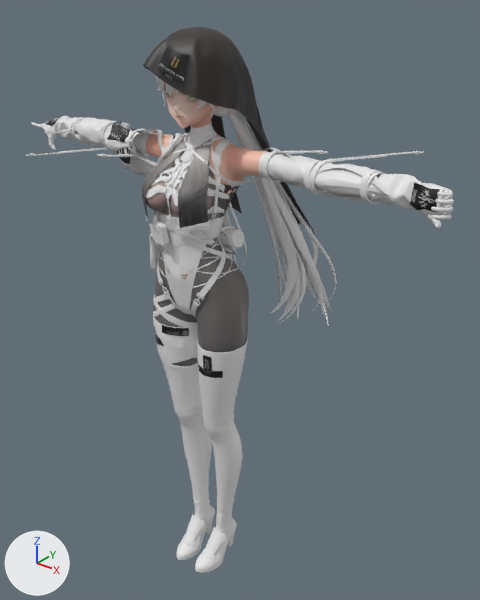
Renders of the glTF model unity/Assets/Authored/ots14/default/model.gltf from each side of a commit.
Before and after are seen from a camera (50 mm lens) standing at (1.325, -1.45, 2.045) and looking at (0.022, 0.179, 1.035). The lights are fixed; the arrows at lower left show +X, +Y and +Z. The first picture is the older version. Objects named as collision shapes, trigger or cutter boxes, shadow casters or lower levels of detail are left out. Vertices at exactly the same position are counted once.

Before the edit, the objects in view are built like this:
```python
ob_ots14_lod0 = bpy.data.objects.new('ots14_LOD0', me_ots14_lod0)
ob_ots14_lod0.location = (0.0, 0.0, 0.0)
```
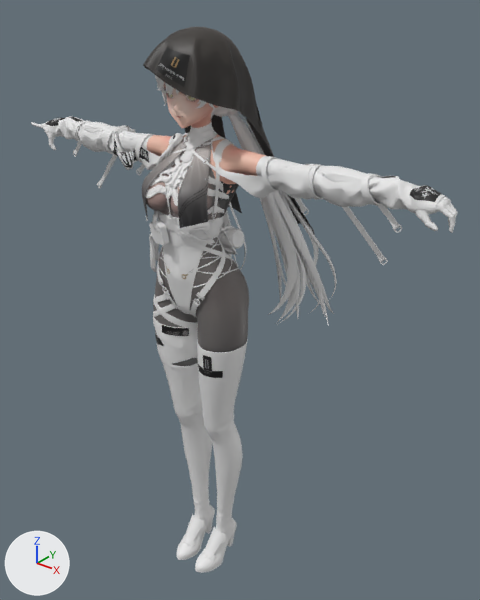
Where the change shows, as pixel boxes (x1, y1, x2, y2) in the pictures (480 x 600 px; the box of a moved part takes in the faces that stretch with it):
'ots14_LOD0', reshaped: before (26, 27, 454, 573); after (31, 27, 458, 573)
part 1 of me_ots14_lod0, moved or reshaped: before (48, 117, 84, 142); after (72, 120, 91, 155)
part 2 of me_ots14_lod0, moved or reshaped: before (100, 129, 153, 157); after (135, 134, 155, 173)
part 3 of me_ots14_lod0, moved or reshaped: before (29, 116, 454, 229); after (53, 116, 458, 265)

Patch to the scene script:
```diff
--- a/unity/Assets/Authored/ots14/default/model.gltf.py
+++ b/unity/Assets/Authored/ots14/default/model.gltf.py
@@ me_ots14_lod0 @@
 # used by ob_ots14_lod0; location = (0.0, 0.0, 0.0)
-me_ots14_lod0.from_pydata(...)  # 50247 vertices, 94579 faces; spans x -0.83..0.78, y -0.19..0.39, z 0.0..1.92
+me_ots14_lod0.from_pydata(...)  # 50247 vertices, 94579 faces; spans x -0.83..0.79, y -0.16..0.39, z 0.0..1.92
+# me_ots14_lod0 part 1: the loose piece of 282 vertices spanning x -0.64..-0.54, y -0.06..0.07, z 1.53..1.61 is turned 92.6 degrees about the x axis through its middle, then moved by (0.0, 0.04, -0.03)
+# me_ots14_lod0 part 2: the loose piece of 242 vertices spanning x -0.34..-0.23, y -0.09..0.07, z 1.53..1.61 is turned 92.6 degrees about the x axis through its middle, then moved by (0.0, 0.05, -0.05)
+# me_ots14_lod0 part 3: 9900 of 50247 vertices moved; they spanned x -0.7..0.78, y -0.18..0.27, z 1.45..1.63 and now span x -0.7..0.79, y -0.04..0.11, z 1.34..1.61; mean shift (0.0, 0.0, -0.02); largest move (-0.58, -0.18, 1.52) -> (-0.58, 0.1, 1.35)
+# other edits to the shape of me_ots14_lod0 do not show in these pictures
 me_ots14_lod0.materials.append(mat_face)
```
